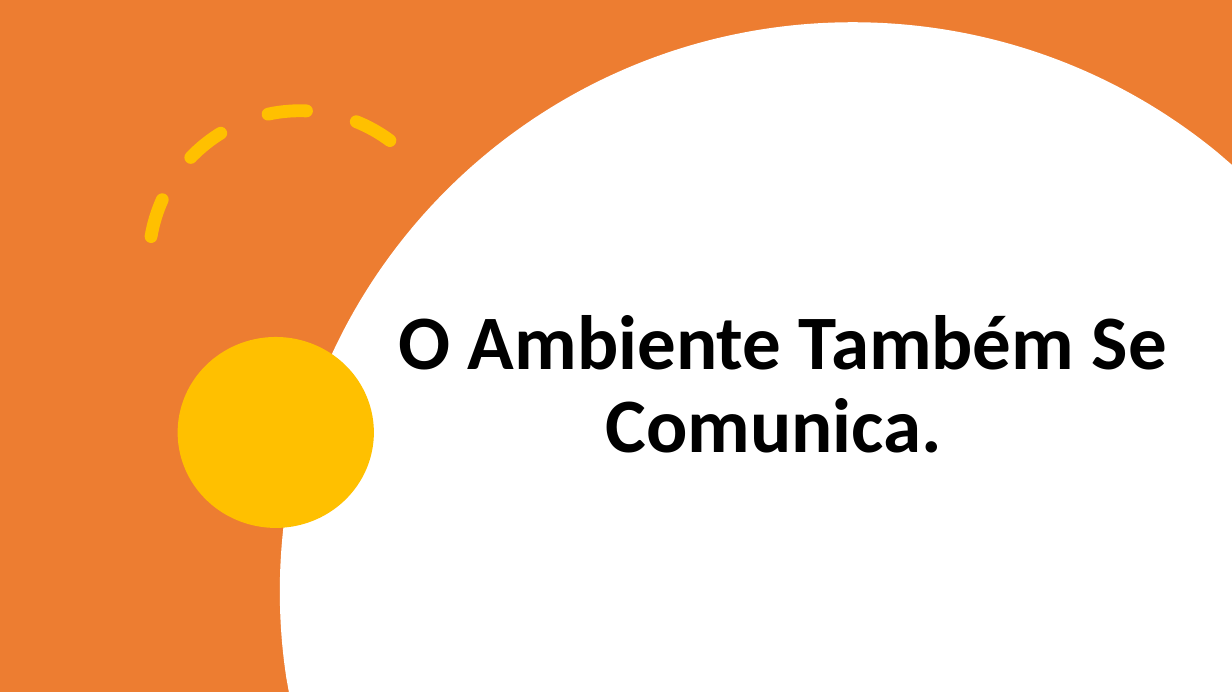
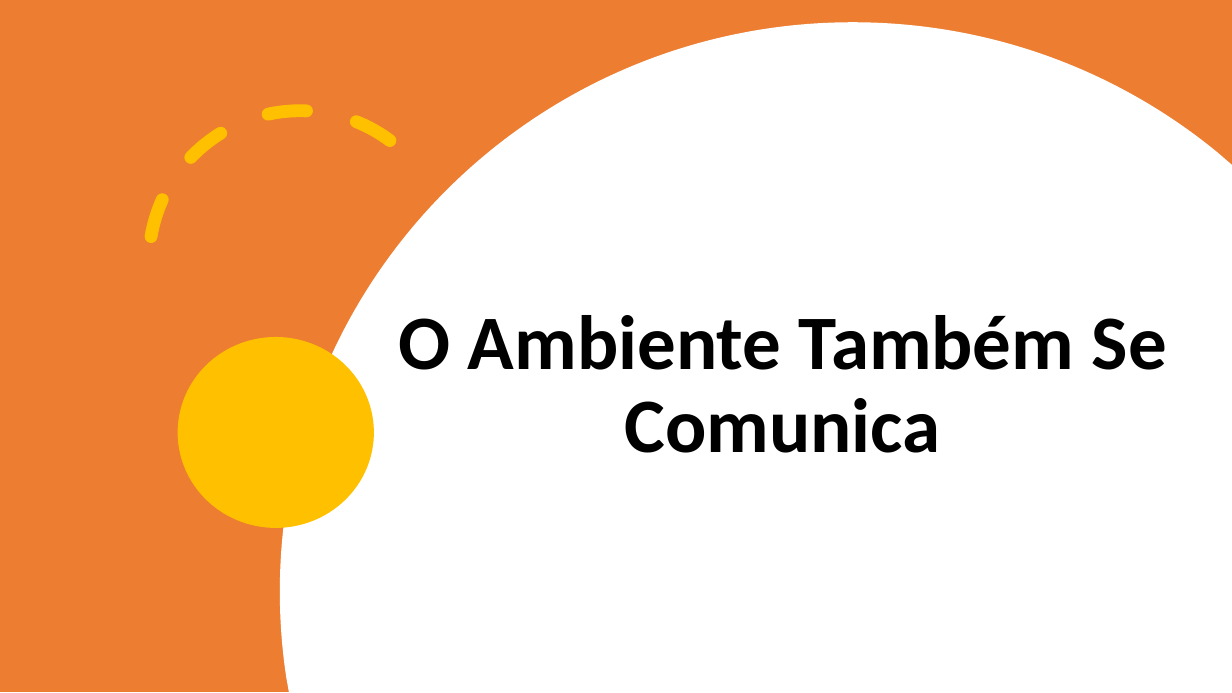
Before and after one commit to julialima1999/Limpeza_organiza-o, a slide deck: slide 4 of Apresentação/Limpeza e Organização_sugestao.pptx. Drawn at 1232x693 pixels with LibreOffice and Linux fonts; fonts in the diff are those of the drawing. Boxes give left, top, right and bottom in pixels: in the first picture for what was removed or moved away, otherwise in the second. Text is boxed around its words. In the diff, an @@ line names an element or a change of style, - is before the commit and + after.

```diff
--- a/Apresentação/Limpeza e Organização_sugestao.pptx
+++ b/Apresentação/Limpeza e Organização_sugestao.pptx
@@ title at bbox=[399, 315, 1167, 453]: text changed @@
-O Ambiente Também Se Comunica.
+O Ambiente Também Se Comunica
```
Also in this commit, not shown: 4 other slides changed, 1 other file.
